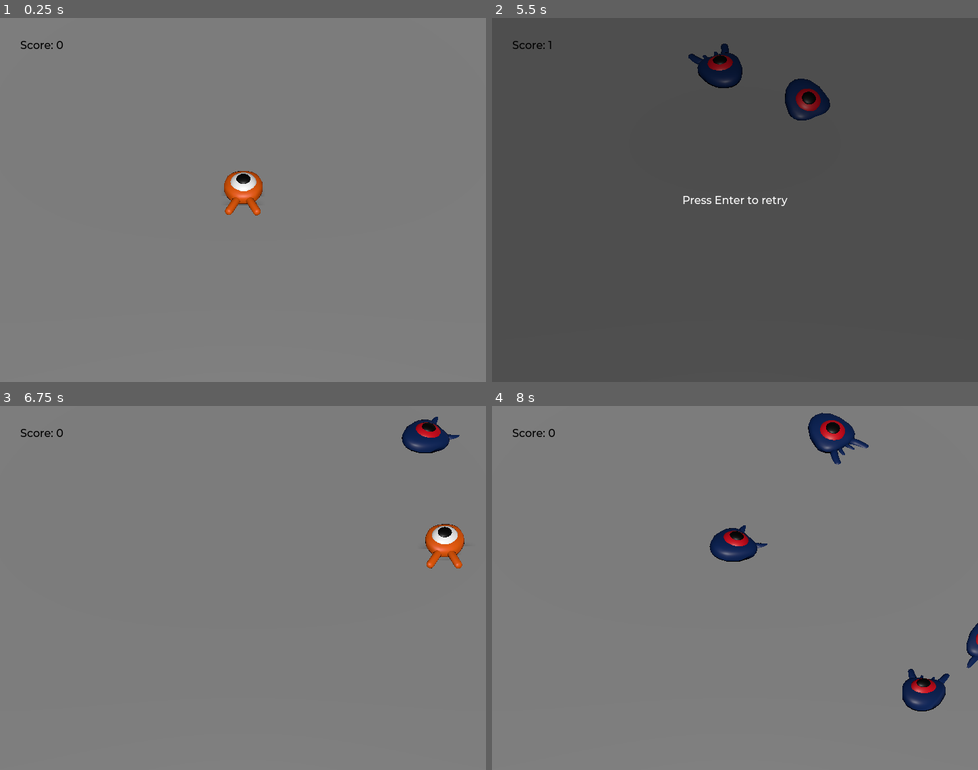
Above: before the commit, frames 1-4 (two rows, left to right).
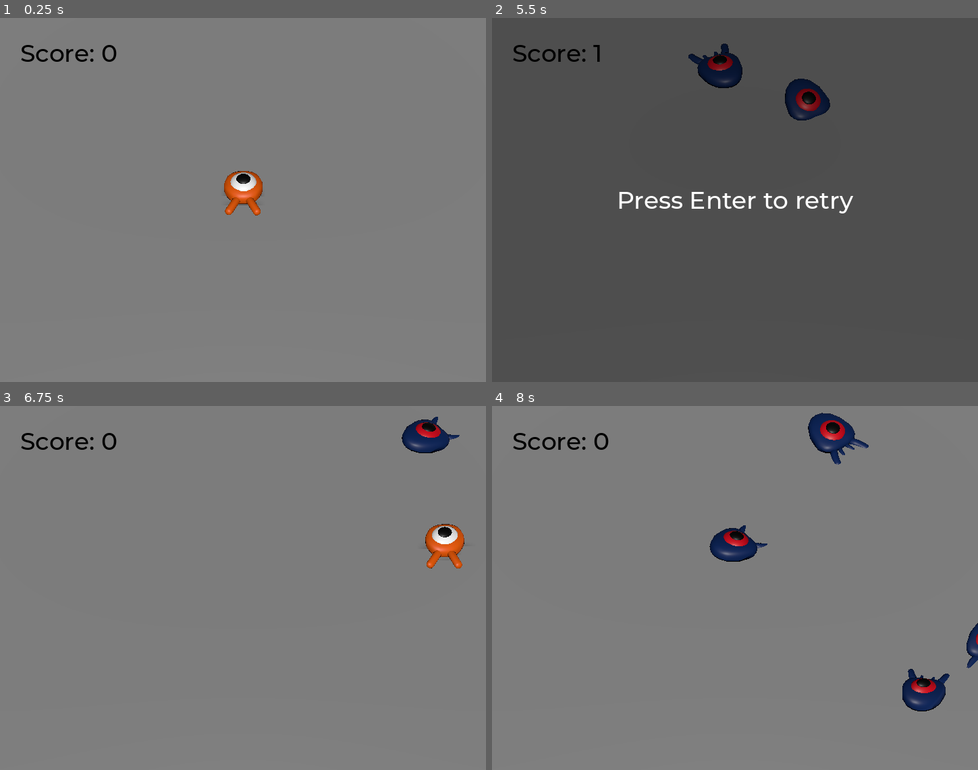
Above: after the commit, the same moments.

Repository: MovaUA/godot-squash-the-creep-3d
Game: Godot game, scene res://main.tscn
Two runs of this game, one before a commit and one after it. Both use one fixed random seed, a clock stepped at 60 frames per second and the inputs below.
Inputs:
- Up to frame 1 (0.25 s): no input
- Up to frame 2 (5.5 s): tap Enter (ui_accept) at 0.5 s; hold Right (move_right) 0.53-1.28 s; tap Space (jump) at 0.77, 1.52, 3.02, 3.77, 4.52 s; hold Down (move_back) 1.28-2.03 s; hold Right (move_right) 2.03-2.78 s; hold Up (move_forward) 2.78-3.53 s; hold Left (move_left) 3.53-5.03 s; hold Down (move_back) from 5.03 s (still down)
- Up to frame 3 (6.75 s): tap Enter (ui_accept) at 5.75 s; release Down (move_back) at 5.78 s; hold Right (move_right) 5.78-6.53 s; tap Space (jump) at 6.02 s; hold Up (move_forward) from 6.53 s (still down)
- Up to frame 4 (8 s): tap Space (jump) at 6.77, 7.52 s; release Up (move_forward) at 7.28 s; hold Right (move_right) from 7.28 s (still down)

The runs differ from the first frame. In frame 1, 0.4% of the frame differs, in the area x 4-25%, y 6-13%; in frame 2, 1.2%, in the area x 4-75%, y 6-54%; in frame 3, 0.4%; in frame 4, 0.4%.

Commit message:
cleanup

Diff:
--- a/main.tscn
+++ b/main.tscn
@@ -27,6 +27,7 @@
 
 [sub_resource type="Theme" id="Theme_t32al"]
 default_font = ExtResource("4_j2ky1")
+default_font_size = 36
 
 [node name="Main" type="Node"]
 script = ExtResource("1_n156p")
--- a/mob.gd
+++ b/mob.gd
@@ -29,6 +29,7 @@
 	velocity = velocity.rotated(Vector3.UP, rotation.y)
 
 func _on_visible_on_screen_notifier_3d_screen_exited():
+	print("mob: _on_visible_on_screen_notifier_3d_screen_exited")
 	queue_free()
 
 func squash():
--- a/mob.tscn
+++ b/mob.tscn
@@ -20,6 +20,7 @@
 shape = SubResource("SphereShape3D_8ptgm")
 
 [node name="VisibleOnScreenNotifier3D" type="VisibleOnScreenNotifier3D" parent="."]
-aabb = AABB(-1.16278, -1, -1.35912, 2.32555, 2, 3.45163)
+transform = Transform3D(1, 0, 0, 0, 1, 0, 0, 0, 1, 0, 1.36316, 0)
+aabb = AABB(-1.66042, -1.26164, -1.65987, 3.32082, 2.52327, 4.05314)
 
 [connection signal="screen_exited" from="VisibleOnScreenNotifier3D" to="." method="_on_visible_on_screen_notifier_3d_screen_exited"]
--- a/player.gd
+++ b/player.gd
@@ -78,6 +78,8 @@
 
 func _on_mob_detector_body_entered(_body):
 	die()
+
+
 func die():
 	hit.emit()
 	queue_free()
